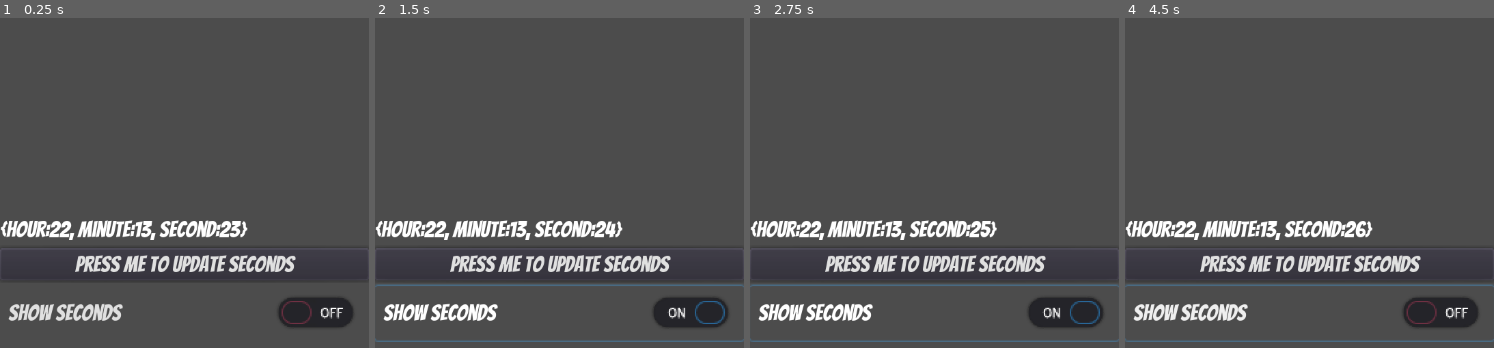
Above: before the commit, frames 1-4 (left to right).
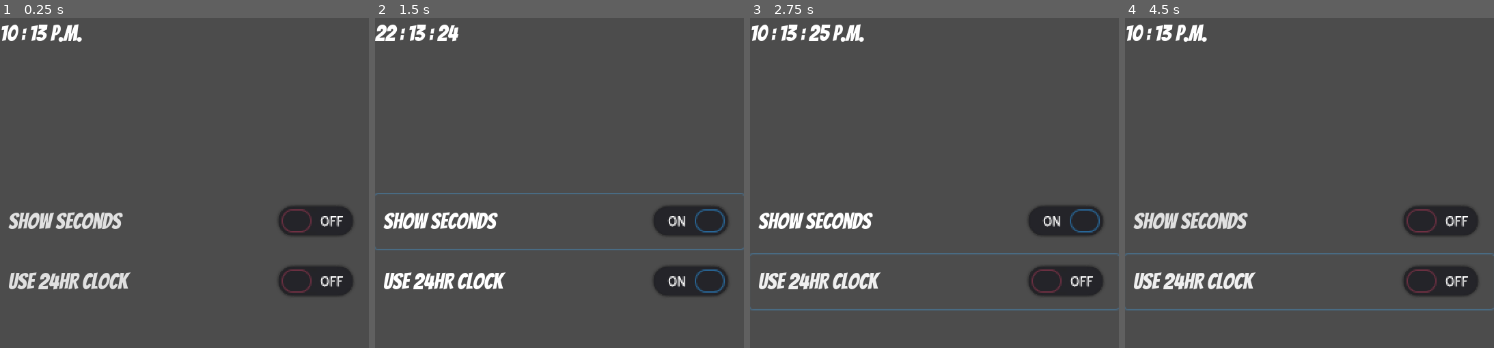
Above: after the commit, the same moments.

Repository: mrwm/clock
Game: Godot game, scene res://Main.tscn
The game is run twice, just before and just after one commit, with the same random seed, the same clock (stepped at 60 frames per second) and the same inputs.
Inputs (mouse positions are in pixels of both pictures, inside the frame that each line leads up to):
- Up to frame 1 (0.25 s): no input
- Up to frame 2 (1.5 s): click (559, 265) at 0.5 s, where only the run before the commit has a clickable "Press me to update seconds"; click "show seconds" at 1.25 s
- Up to frame 3 (2.75 s): click (934, 282) at 2 s, where only the run after the commit has a clickable "Use 24HR Clock"
- Up to frame 4 (4.5 s): click (1309, 265) at 2.75 s, where only the run before the commit has a clickable "Press me to update seconds"; click "show seconds" at 3.5 s; click (1309, 282) at 4.25 s, where only the run after the commit has a clickable "Use 24HR Clock"

The runs differ from the first frame. In frame 1, 13% of the frame differs, in the area x 0-100%, y 1-94%; in frame 2, 14%; in frame 3, 15%, in the area x 0-100%, y 1-99%; in frame 4, 15%.

Commit message:
add am/pm and padding

Diff:
--- a/Interface.gd
+++ b/Interface.gd
@@ -1,46 +1,56 @@
 extends Control
 
-# Declare member variables here. Examples:
-# var a = 2
-# var b = "text"
+# Variables
 var timeValue = null;
-var oldMinute = -1;
 var requ = null;
 var showSeconds = false;
+var use24hour = false;
 
-onready var timeText = $"VBoxContainer/RichTextLabel";
-onready var ckbx = $"VBoxContainer/CheckButton";
+onready var timeText = $"VBoxContainer/TimeLabel";
 
 # Called when the node enters the scene tree for the first time.
 func _ready():
-  #print(Engine.time_scale)
-  timeText.set_text(str(timeValue));
+  #print(Engine.time_scale) #How fast we want the program to run
   pass
-
 
 # Called every frame. 'delta' is the elapsed time since the previous frame.
 func _process(_delta):
   timeValue = OS.get_time();
+  var isAM = true;
+  var currentHour = timeValue.hour;
+  var currentMinute = timeValue.minute;
+  var currentSecond = timeValue.second;
+
+  # Toggle between 24 and 12 hour clocks
+  if (currentHour > 12):
+    isAM = false;
+
+  # Pad numbers less than 10 with a leading zero
+  if currentMinute < 10:
+    currentMinute = str("0") + str(currentMinute)
+  if currentSecond < 10:
+    currentSecond = str("0") + str(currentSecond)
+
+  var formatedTime = " : " + str(currentMinute);
 
   if (showSeconds):
-    timeText.set_text(str(timeValue));
+    formatedTime = formatedTime + " : " + str(currentSecond)
+  if (!use24hour):
+    currentHour = int(currentHour) - 12;
+    if (isAM):
+      formatedTime = str(currentHour) + formatedTime + " a.m."
+    else:
+      formatedTime = str(currentHour) + formatedTime + " p.m."
   else:
-    if (timeValue.minute > oldMinute):
-      timeText.set_text(str(timeValue));
-  oldMinute = timeValue.minute;
+    formatedTime = str(currentHour) + formatedTime
+
+  timeText.set_text(formatedTime);
   pass
-
-func updateTime():
-  timeText.set_text(str(timeValue));
-  pass
-
-func _on_Button_pressed():
-  updateTime()
-  pass # Replace with function body.
-
-
-
 
 func _on_CheckButton_toggled(button_pressed):
   showSeconds = button_pressed;
-  pass # Replace with function body.
+  pass
+
+func _on_CheckButton2_toggled(_button_pressed):
+  use24hour = !use24hour;
+  pass
--- a/Main.tscn
+++ b/Main.tscn
@@ -15,28 +15,38 @@
 [node name="VBoxContainer" type="VBoxContainer" parent="Interface"]
 margin_right = 540.0
 margin_bottom = 1170.0
-alignment = 1
 
-[node name="RichTextLabel" type="RichTextLabel" parent="Interface/VBoxContainer"]
-margin_top = 505.0
+[node name="Padding" type="Control" parent="Interface/VBoxContainer"]
 margin_right = 540.0
-margin_bottom = 532.0
+margin_bottom = 200.0
+rect_min_size = Vector2( 0, 200 )
+
+[node name="TimeLabel" type="RichTextLabel" parent="Interface/VBoxContainer"]
+margin_top = 208.0
+margin_right = 540.0
+margin_bottom = 245.0
 focus_mode = 2
-text = "text"
+text = "Loading"
 fit_content_height = true
 selection_enabled = true
 
-[node name="Button" type="Button" parent="Interface/VBoxContainer"]
-margin_top = 540.0
+[node name="Padding2" type="Control" parent="Interface/VBoxContainer"]
+margin_top = 253.0
 margin_right = 540.0
-margin_bottom = 577.0
-text = "Press me to update seconds"
+margin_bottom = 453.0
+rect_min_size = Vector2( 0, 200 )
 
 [node name="CheckButton" type="CheckButton" parent="Interface/VBoxContainer"]
-margin_top = 585.0
+margin_top = 461.0
 margin_right = 540.0
-margin_bottom = 665.0
+margin_bottom = 541.0
 text = "show seconds"
 
-[connection signal="pressed" from="Interface/VBoxContainer/Button" to="Interface" method="_on_Button_pressed"]
+[node name="CheckButton2" type="CheckButton" parent="Interface/VBoxContainer"]
+margin_top = 549.0
+margin_right = 540.0
+margin_bottom = 629.0
+text = "Use 24HR Clock"
+
 [connection signal="toggled" from="Interface/VBoxContainer/CheckButton" to="Interface" method="_on_CheckButton_toggled"]
+[connection signal="toggled" from="Interface/VBoxContainer/CheckButton2" to="Interface" method="_on_CheckButton2_toggled"]
